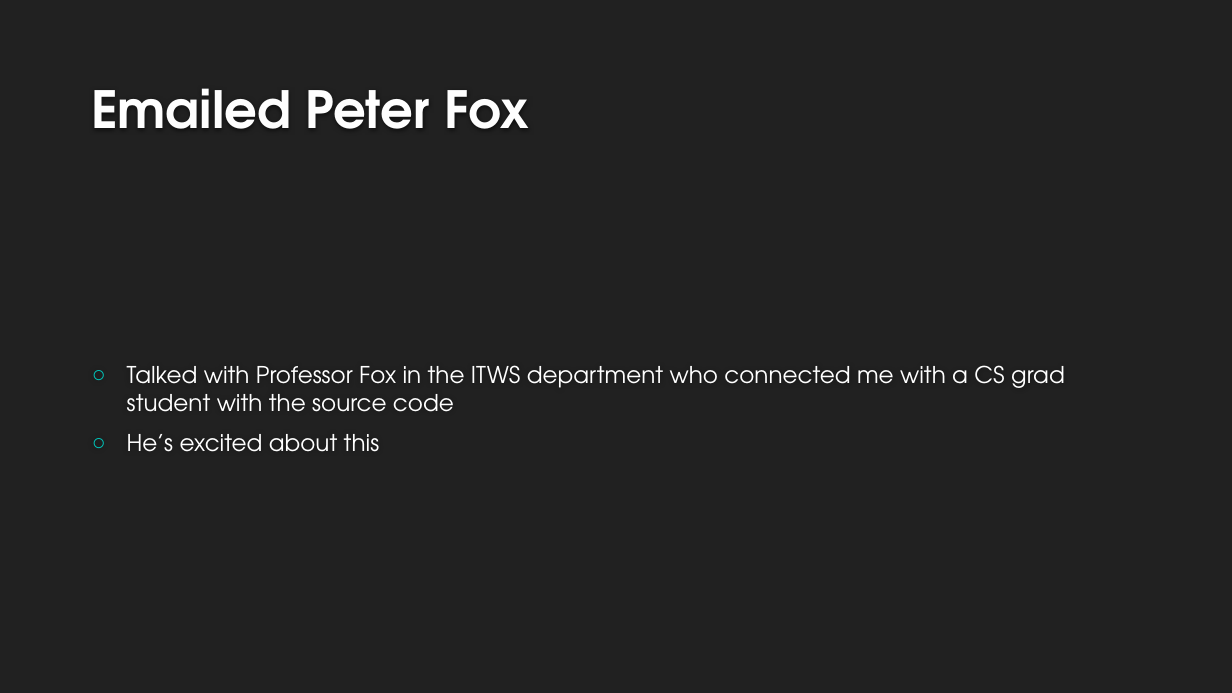
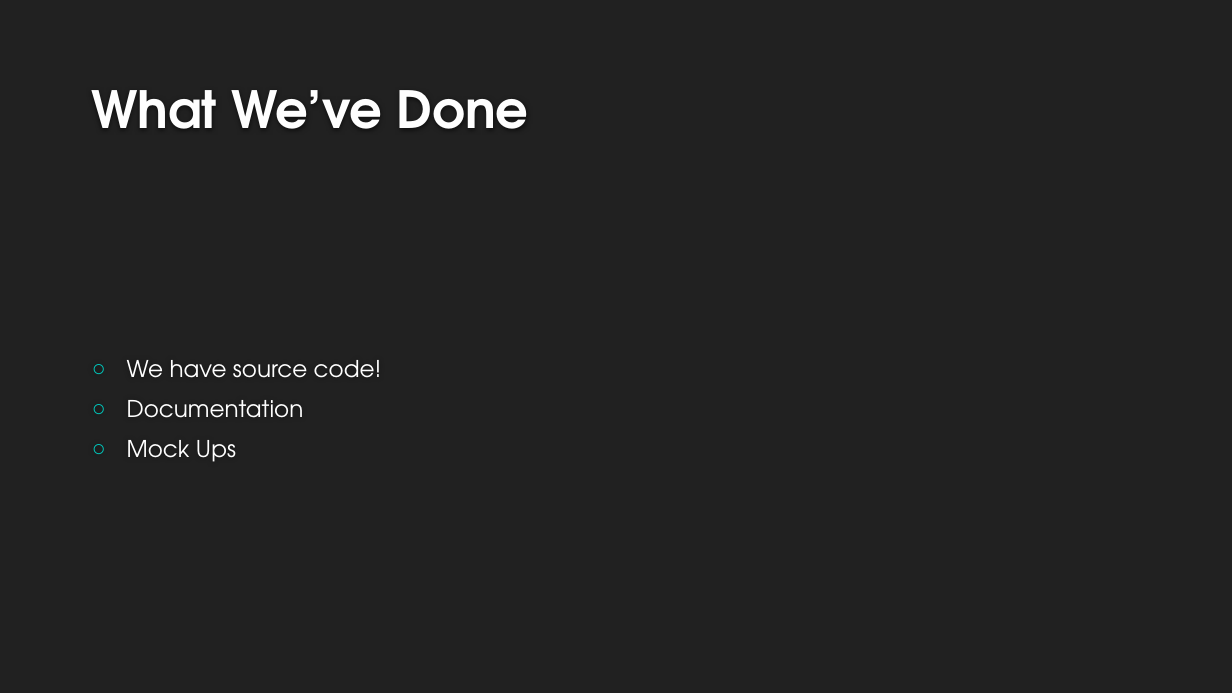
Before and after one commit to katchs2/campusmap, a slide deck: slide 3 of Campus Map Update Presentation.pptx. Drawn at 1232x693 pixels with LibreOffice and Linux fonts; fonts in the diff are those of the drawing; background and template pictures are left out. Boxes give left, top, right and bottom in pixels: in the first picture for what was removed or moved away, otherwise in the second. Text is boxed around its words. In the diff, an @@ line names an element or a change of style, - is before the commit and + after.

```diff
--- a/Campus Map Update Presentation.pptx
+++ b/Campus Map Update Presentation.pptx
@@ title at (91, 90, 528, 129): text changed @@
-Emailed Peter Fox
+What We’ve Done
@@ text at (127, 360, 382, 462): text changed @@
-○ Talked with Professor Fox in the ITWS department who connected me with a CS grad student with the source code
-○ He’s excited about this
+○ We have source code!
+○ Documentation
+○ Mock Ups
```
Also in this commit, not shown: 2 other slides changed, 2 slides removed.
